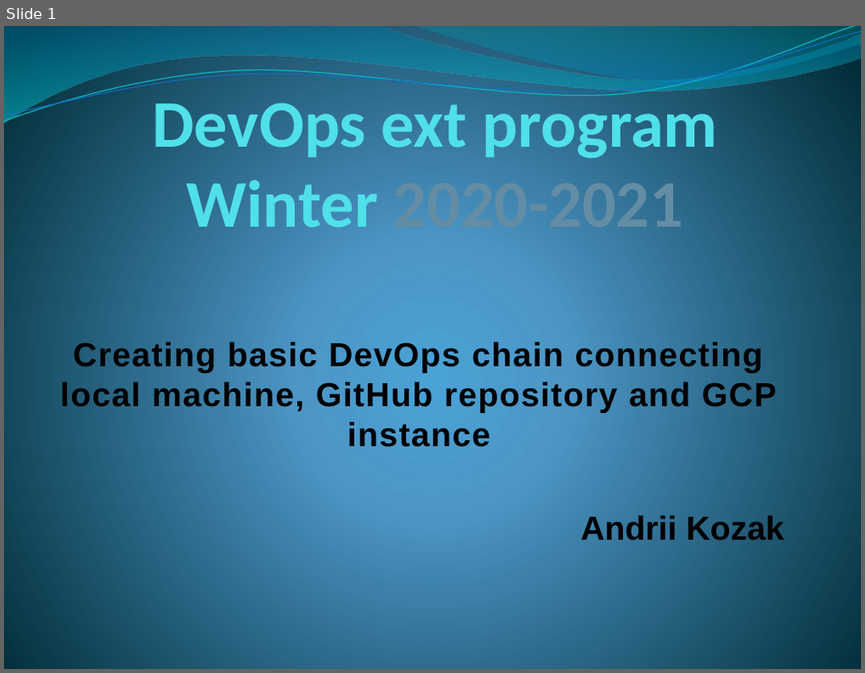
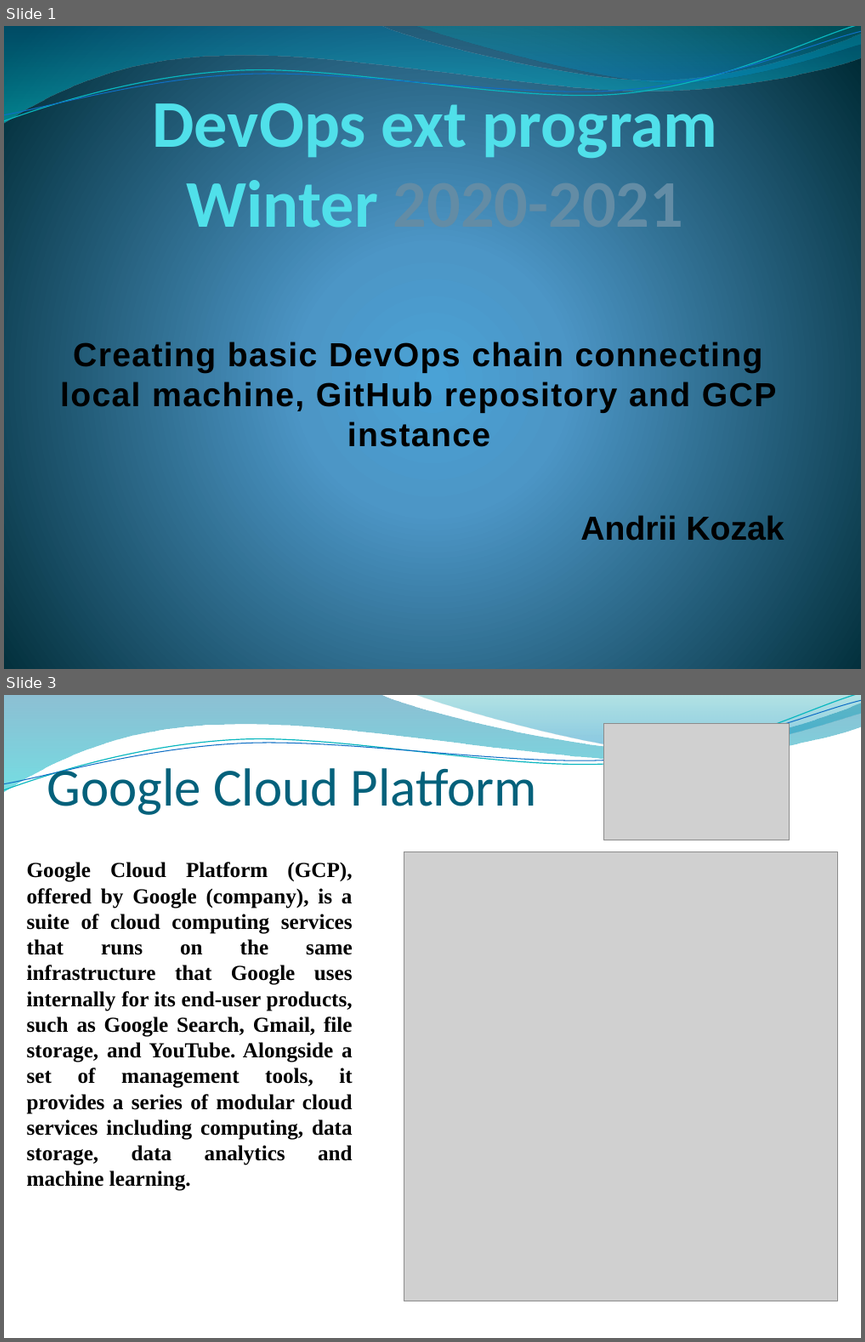
Before and after one commit to KozakAG/myProject, a slide deck: Andrii Kozak Final Task.pptx. Shown one above the other, each under a label of ours: slide 1 before the commit, slides 1 and 3 after it; the slides between them are not shown. The pictures are 865x673 and 865x1342 pixels, drawn with LibreOffice and Linux fonts; fonts in the diff are those of the drawing; grey boxes stand for pictures; background and template pictures are left out. Boxes give left, top, right and bottom in pixels: in the first picture for what was removed or moved away, otherwise in the second. Text is boxed around its words. In the diff, an @@ line names an element or a change of style, - is before the commit and + after.

Commit message:
modified .pptx

```diff
--- a/Andrii Kozak Final Task.pptx
+++ b/Andrii Kozak Final Task.pptx
@@ slide 3 added at [4, 695, 861, 1338], background picture (left out); not listed: 4 template elements that a slide beside it also shows @@
@@ picture added at [604, 723, 789, 839] @@
@@ title added at [46, 760, 537, 815], 45 pt, text #04617B @@
+Google Cloud Platform
@@ text added at [27, 862, 352, 1191], 18 pt, text #000000, bold @@
+Google Cloud Platform (GCP), offered by Google (company), is a suite of cloud computing services that runs on the same infrastructure that Google uses internally for its end-user products, such as Google Search, Gmail, file storage, and YouTube. Alongside a set of management tools, it provides a series of modular cloud services including computing, data storage, data analytics and machine learning.
@@ picture added at [404, 851, 838, 1300] @@
```
Also in this commit, not shown: 1 other slide added, 1 other file.
